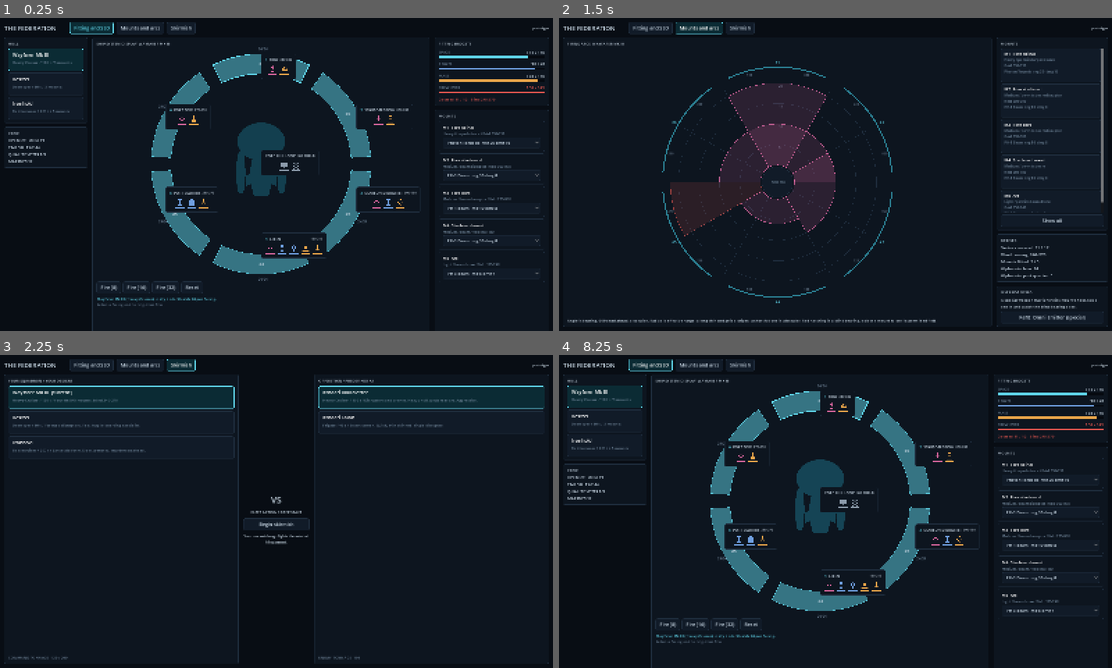
Above: before the commit, frames 1-4 (two rows, left to right).
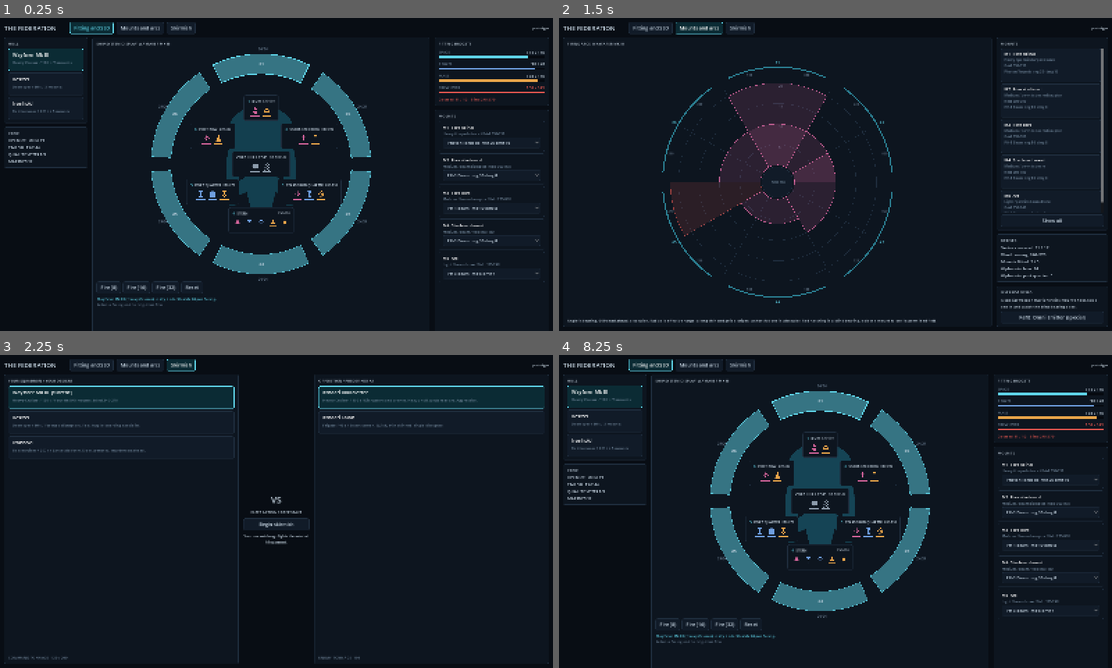
Above: after the commit, the same moments.

Repository: RubenTipparach/the-federation
Game: Godot game, scene res://scenes/main.tscn
Two runs of this game, one before a commit and one after it. Both use one fixed random seed, a clock stepped at 60 frames per second and the inputs below.
Inputs:
- Up to frame 1 (0.25 s): no input
- Up to frame 2 (1.5 s): click "Fitting and SSD" at 0.5 s; click "Mounts and arcs" at 1.25 s
- Up to frame 3 (2.25 s): click "Skirmish" at 2 s
- Up to frame 4 (8.25 s): click "Begin skirmish" at 2.75 s; click "Tactical" at 3.5 s; click "Cinematic" at 4.25 s; click "Fire beams" at 5 s; click "Fire heavy" at 5.75 s; click "Reinforce weakest" at 6.5 s; click "Disengage" at 7.25 s; click "Fitting and SSD" at 8 s

The runs differ from the first frame. In frame 1, 4.1% of the frame differs, in the area x 29-76%, y 11-77%; in frame 2, nothing differs; in frame 3, nothing differs; in frame 4, 4.1%.

Commit message:
Place the sector slots on the ship, inside the shields
The panels sat at anchor points guessed in the scene file, which is why they
overlapped the shield band and had no relationship to the hull. They are now
children of the ring itself and positioned from the ring's own geometry: each
panel sits at its facing's centre bearing, at a fraction of the shield band's
inner radius, with the core amidships. The ring exposes inner_radius() and
centre() so the placement and the drawing read the same numbers, and nothing
can land on a shield.

Placement re-runs whenever the ring resizes, and the hull view is sized to
the circle inside the shields so the ship fills the space it is given rather
than sitting at a fixed size.

Co-Authored-By: Claude Opus 5 <noreply@anthropic.com>
Claude-Session: https://claude.ai/code/session_01CvwCzyN7nJMTRzM6y36WyC

Diff:
--- a/scenes/fitting.tscn
+++ b/scenes/fitting.tscn
@@ -73,94 +73,7 @@
 
 [node name="HullView" parent="Center/V/Ring" instance=ExtResource("4")]
 layout_mode = 1
-anchors_preset = 8
-anchor_left = 0.5
-anchor_top = 0.5
-anchor_right = 0.5
-anchor_bottom = 0.5
-offset_left = -280.0
-offset_top = -280.0
-offset_right = 280.0
-offset_bottom = 280.0
-grow_horizontal = 2
-grow_vertical = 2
-
-[node name="Sector0" type="Control" parent="Center/V/Ring"]
-layout_mode = 1
-anchors_preset = 8
-anchor_left = 0.5
-anchor_top = 0.02
-anchor_right = 0.5
-anchor_bottom = 0.02
-grow_horizontal = 2
-grow_vertical = 2
-mouse_filter = 2
-
-[node name="Sector1" type="Control" parent="Center/V/Ring"]
-layout_mode = 1
-anchors_preset = 8
-anchor_left = 0.79
-anchor_top = 0.24
-anchor_right = 0.79
-anchor_bottom = 0.24
-grow_horizontal = 2
-grow_vertical = 2
-mouse_filter = 2
-
-[node name="Sector2" type="Control" parent="Center/V/Ring"]
-layout_mode = 1
-anchors_preset = 8
-anchor_left = 0.79
-anchor_top = 0.6
-anchor_right = 0.79
-anchor_bottom = 0.6
-grow_horizontal = 2
-grow_vertical = 2
-mouse_filter = 2
-
-[node name="Sector3" type="Control" parent="Center/V/Ring"]
-layout_mode = 1
-anchors_preset = 8
-anchor_left = 0.5
-anchor_top = 0.8
-anchor_right = 0.5
-anchor_bottom = 0.8
-grow_horizontal = 2
-grow_vertical = 2
-mouse_filter = 2
-
-[node name="Sector4" type="Control" parent="Center/V/Ring"]
-layout_mode = 1
-anchors_preset = 8
-anchor_left = 0.21
-anchor_top = 0.6
-anchor_right = 0.21
-anchor_bottom = 0.6
-grow_horizontal = 2
-grow_vertical = 2
-mouse_filter = 2
-
-[node name="Sector5" type="Control" parent="Center/V/Ring"]
-layout_mode = 1
-anchors_preset = 8
-anchor_left = 0.21
-anchor_top = 0.24
-anchor_right = 0.21
-anchor_bottom = 0.24
-grow_horizontal = 2
-grow_vertical = 2
-mouse_filter = 2
-
-[node name="Core" type="Control" parent="Center/V/Ring"]
-layout_mode = 1
-anchors_preset = 8
-anchor_left = 0.5
-anchor_top = 0.44
-anchor_right = 0.5
-anchor_bottom = 0.44
-grow_horizontal = 2
-grow_vertical = 2
-mouse_filter = 2
+anchors_preset = 0
 
 [node name="Controls" type="HBoxContainer" parent="Center/V"]
 layout_mode = 2
--- a/src/ui/fitting_screen.gd
+++ b/src/ui/fitting_screen.gd
@@ -10,6 +10,11 @@
 
 const SELECT_CARD := preload("res://scenes/ui/select_card.tscn")
 const SECTOR_PANEL := preload("res://scenes/ui/sector_panel.tscn")
+
+## How far out along a facing's bearing a sector panel sits, as a fraction of
+## the shield band's inner radius. Presentation, so it lives here rather than
+## in tuning.json, but it is the one place the number appears.
+const PLATE_RING_FRAC: float = 0.62
 const MOUNT_ITEM := preload("res://scenes/ui/mount_fit_item.tscn")
 
 var session: Session
@@ -36,6 +41,7 @@
 	$Center/V/Controls/Reset.pressed.connect(_reset_demo)
 	$Center/V/Ring.facing_selected.connect(func(f: int) -> void: _log(
 		"Attack facing #%d selected" % (f + 1), Palette.CYAN))
+	$Center/V/Ring.resized.connect(_layout_plate)
 
 
 func refresh_from_session() -> void:
@@ -96,17 +102,15 @@
 	# ship's own geometry, plus the hull core in the middle. Panels are
 	# instances of a committed scene dropped into anchors authored in
 	# fitting.tscn, so nothing here builds a node tree (CLAUDE.md 5.1).
+	var ring: Control = $Center/V/Ring
+	for panel in _panels:
+		panel.queue_free()
 	_panels = []
 	for sector in range(Sectors.FACING_COUNT + 1):
 		var is_core: bool = sector == Sectors.FACING_COUNT
-		var anchor: Control = $Center/V/Ring.get_node(
-			"Core" if is_core else "Sector%d" % sector)
-		for child in anchor.get_children():
-			child.queue_free()
 		var panel: PanelContainer = SECTOR_PANEL.instantiate()
-		anchor.add_child(panel)
-		# Centre the panel on its anchor point once it has been sized.
-		panel.set_anchors_preset(Control.PRESET_CENTER)
+		ring.add_child(panel)
+		panel.set_anchors_preset(Control.PRESET_TOP_LEFT)
 		var key: int = ShipState.CORE if is_core else sector
 		panel.build(
 			"CORE" if is_core else str(sector + 1),
@@ -115,6 +119,36 @@
 			_demo.systems_in(key))
 		_panels.append(panel)
 	$Center/V/Ring/HullView.show_hull(session.fit.hull())
+	_layout_plate.call_deferred()
+
+
+## Place each sector panel on the part of the ship it describes: at its
+## facing's centre bearing, inside the shield band, using the ring's own
+## geometry so a panel can never overlap a shield. The core sits amidships.
+## Called on every resize because the ring's radius follows the control.
+func _layout_plate() -> void:
+	if _panels.is_empty():
+		return
+	var ring: Control = $Center/V/Ring
+	var centre: Vector2 = ring.centre()
+	var r: float = ring.inner_radius()
+	var hull_view: Control = ring.get_node("HullView")
+	# The ship fills the space inside the shields.
+	hull_view.size = Vector2(r * 2.0, r * 2.0)
+	hull_view.position = centre - hull_view.size * 0.5
+	for sector in range(_panels.size()):
+		var panel: Control = _panels[sector]
+		panel.size = panel.get_combined_minimum_size()
+		var offset: Vector2 = Vector2.ZERO
+		if sector < Sectors.FACING_COUNT:
+			var bearing: float = Sectors.facing_center_bearing(sector)
+			var dir: Vector2 = Vector2(sin(deg_to_rad(bearing)), -cos(deg_to_rad(bearing)))
+			offset = dir * r * PLATE_RING_FRAC
+		panel.position = centre + offset - panel.size * 0.5
+
+
+func _on_ring_resized() -> void:
+	_layout_plate()
 
 
 func _refresh_state_views() -> void:
--- a/src/ui/hull_view.gd
+++ b/src/ui/hull_view.gd
@@ -16,9 +16,12 @@
 		return
 	mesh_node.visible = true
 	mesh_node.mesh = load(path)
+	# The mesh is drawn to fill the frame it is given: hulls differ in length by
+	# more than three to one, so a fixed camera size would leave a frigate as a
+	# speck. Tonnage only nudges it, so a battlecruiser still reads as bigger.
 	var tonnage: float = float(hull.get("tonnage", 100))
 	var cam: Camera3D = $View/Rig/Camera
-	cam.size = clampf(10.5 + tonnage / 200.0 * 3.5, 10.5, 15.0)
+	cam.size = clampf(7.0 + tonnage / 200.0 * 2.2, 7.0, 9.5)
 	# Straight down with the bow up the screen, the same framing the combat
 	# plan inset uses, so the plate and the tactical view agree on which way
 	# the ship is pointing.
--- a/src/ui/ssd_control.gd
+++ b/src/ui/ssd_control.gd
@@ -23,6 +23,17 @@
 
 func _outer_radius() -> float:
 	return minf(size.x, size.y) * 0.48
+
+
+## The inner edge of the shield band. Anything belonging to the ship rather
+## than to a shield belongs inside this, which is what the sector panels and
+## the hull view are placed against, so nothing ever sits on top of a shield.
+func inner_radius() -> float:
+	return _outer_radius() * 0.82
+
+
+func centre() -> Vector2:
+	return size * 0.5
 
 
 func _draw() -> void:
